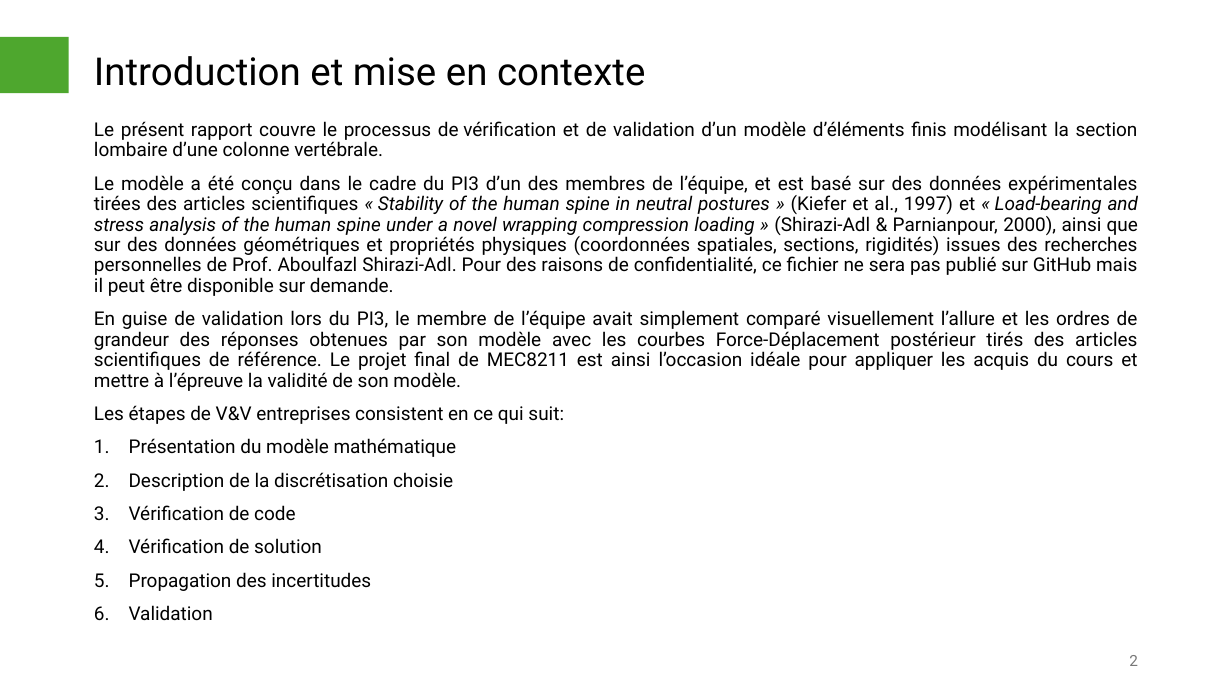
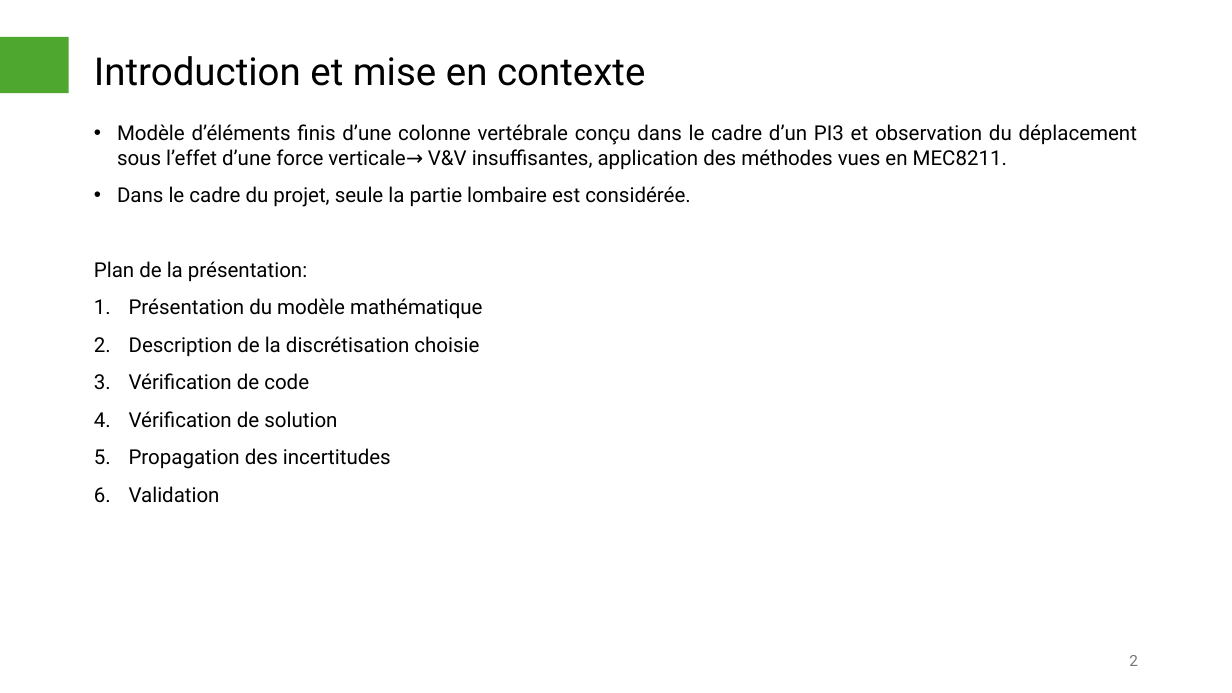
Before and after one commit to AcileSf/MEC8211ProjetFinal, a slide deck: slide 2 of Presentation_Projet.pptx. Drawn at 1232x693 pixels with LibreOffice and Linux fonts; fonts in the diff are those of the drawing. Boxes give left, top, right and bottom in pixels: in the first picture for what was removed or moved away, otherwise in the second. Text is boxed around its words. In the diff, an @@ line names an element or a change of style, - is before the commit and + after.

```diff
--- a/Presentation_Projet.pptx
+++ b/Presentation_Projet.pptx
@@ text at box(94, 124, 1137, 282): text changed; size 14.8 to 16 pt @@
-Le présent rapport couvre le processus de vérification et de validation d’un modèle d’éléments finis modélisant la section lombaire d’une colonne vertébrale.
-Le modèle a été conçu dans le cadre du PI3 d’un des membres de l’équipe, et est basé sur des données expérimentales tirées des articles scientifiques « Stability of the human spine in neutral postures » (Kiefer et al., 1997) et « Load-bearing and stress analysis of the human spine under a novel wrapping compression loading » (Shirazi-Adl & Parnianpour, 2000), ainsi que sur des données géométriques et propriétés physiques (coordonnées spatiales, sections, rigidités) issues des recherches personnelles de Prof. Aboulfazl Shirazi-Adl. Pour des raisons de confidentialité, ce fichier ne sera pas publié sur GitHub mais il peut être disponible sur demande.
-En guise de validation lors du PI3, le membre de l’équipe avait simplement comparé visuellement l’allure et les ordres de grandeur des réponses obtenues par son modèle avec les courbes Force-Déplacement postérieur tirés des articles scientifiques de référence. Le projet final de MEC8211 est ainsi l’occasion idéale pour appliquer les acquis du cours et mettre à l’épreuve la validité de son modèle.
-Les étapes de V&V entreprises consistent en ce qui suit:
+• Modèle d’éléments finis d’une colonne vertébrale conçu dans le cadre d’un PI3 et observation du déplacement sous l’effet d’une force verticale→ V&V insuffisantes, application des méthodes vues en MEC8211.
+• Dans le cadre du projet, seule la partie lombaire est considérée.
+Plan de la présentation:
@@ text at box(129, 298, 482, 503): size 14.8 to 16 pt in "Présentation du modèle mathématique", "Description de la discrétisation choisie", "Vérification de code", "Vérification de solution" and 2 more places; line spacing 0.9 to 1 @@
```
Also in this commit, not shown: 5 other slides changed, 1 other file.
